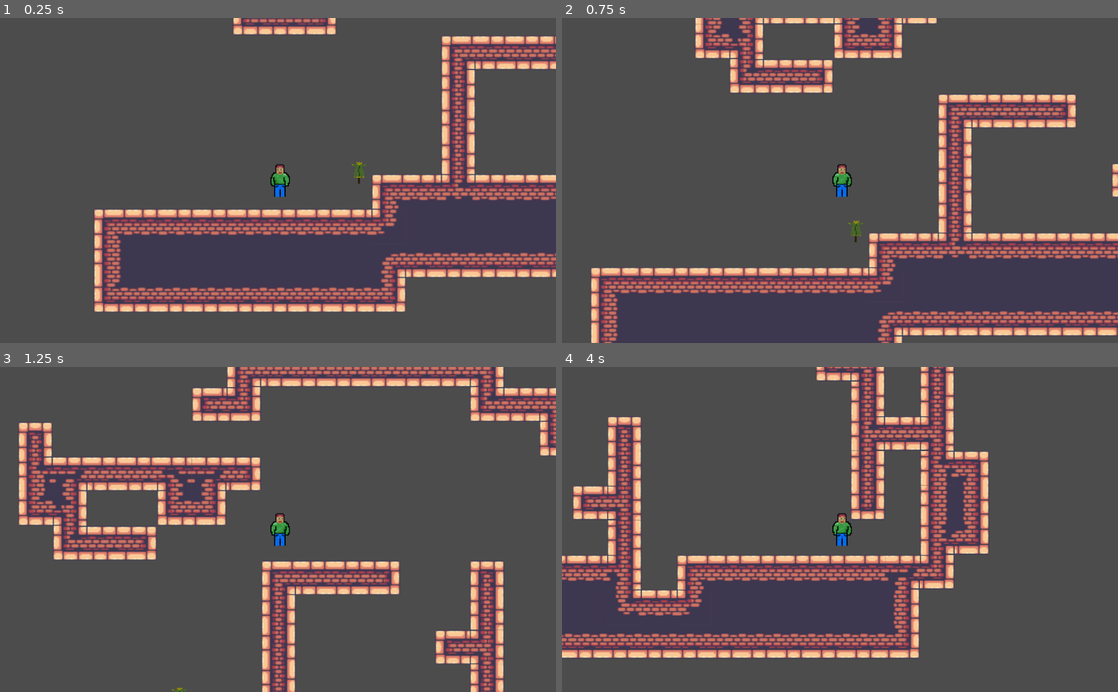
Above: before the commit, frames 1-4 (two rows, left to right).
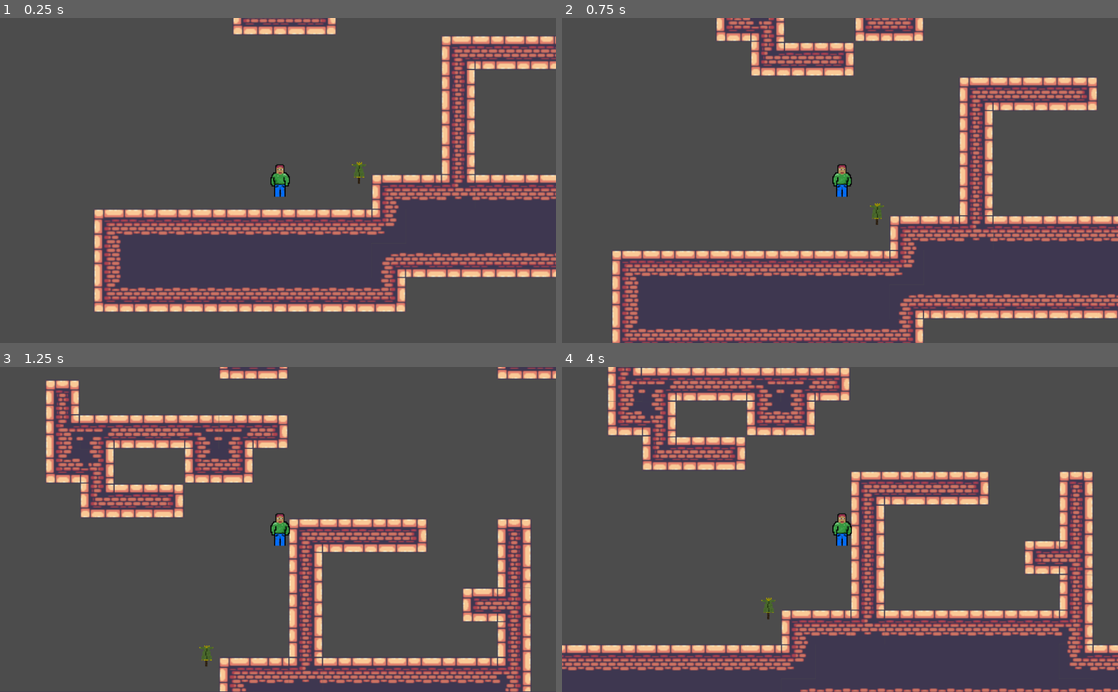
Above: after the commit, the same moments.

Repository: VortexGroupS1M/Metroidvania
Game: Godot game, scene res://scenes/level.tscn
The game is run twice, just before and just after one commit, with the same random seed, the same clock (stepped at 60 frames per second) and the same inputs.
Inputs (mouse positions are in pixels of both pictures, inside the frame that each line leads up to):
- Up to frame 1 (0.25 s): no input
- Up to frame 2 (0.75 s): move the mouse to (962, 164) at 0.52 s; hold D (move_right) from 0.53 s (still down); hold Space (ui_jump) from 0.53 s (still down); click (962, 164) at 0.6 s
- Up to frame 3 (1.25 s): keep holding D (move_right); keep holding Space (ui_jump)
- Up to frame 4 (4 s): move the mouse to (728, 545) at 1.27 s; release Space (ui_jump) at 1.28 s; tap Space (ui_jump) at 1.35, 1.52, 1.82, 3.02, 3.32 s; click (728, 545) at 1.55 s; move the mouse to (895, 458) at 2.02 s; release D (move_right) at 2.03 s; hold A (move_left) 2.03-2.78 s; hold Space (ui_jump) 2.03-2.78 s; click (895, 458) at 2.1 s; move the mouse to (812, 594) at 2.77 s; hold D (move_right) from 2.78 s (still down); click (812, 594) at 2.85 s; move the mouse to (1006, 578) at 3.52 s; hold Space (ui_jump) from 3.53 s (still down)

Frame 1 is identical in both runs. In frame 2, 27% of the frame differs, in the area x 5-100%, y 0-100%; in frame 3, 29%; in frame 4, 33%, in the area x 0-100%, y 0-100%.

Commit message:
Revamped Movement

Diff:
--- a/s1m/scenes/dummy.tscn
+++ b/s1m/scenes/dummy.tscn
@@ -1,6 +1,7 @@
-[gd_scene load_steps=3 format=2]
+[gd_scene load_steps=4 format=2]
 
 [ext_resource path="res://assets/character1/Dummy.png" type="Texture" id=1]
+[ext_resource path="res://scripts/Health.gd" type="Script" id=2]
 
 [sub_resource type="RectangleShape2D" id=1]
 extents = Vector2( 7.24908, 10.6114 )
@@ -13,3 +14,6 @@
 
 [node name="CollisionShape2D" type="CollisionShape2D" parent="."]
 shape = SubResource( 1 )
+
+[node name="Health" type="Node" parent="."]
+script = ExtResource( 2 )
--- a/s1m/scenes/level.tscn
+++ b/s1m/scenes/level.tscn
@@ -1,8 +1,9 @@
-[gd_scene load_steps=4 format=2]
+[gd_scene load_steps=5 format=2]
 
 [ext_resource path="res://assets/Autotileset1.tres" type="TileSet" id=1]
 [ext_resource path="res://scenes/dummy.tscn" type="PackedScene" id=2]
 [ext_resource path="res://scenes/player1.tscn" type="PackedScene" id=3]
+[ext_resource path="res://scenes/player1.gd" type="Script" id=4]
 
 [node name="Node2D" type="Node2D"]
 
@@ -19,6 +20,7 @@
 [node name="Player" parent="." instance=ExtResource( 3 )]
 position = Vector2( 170, 370 )
 scale = Vector2( 0.944624, 0.944624 )
+script = ExtResource( 4 )
 
 [node name="Camera2D" type="Camera2D" parent="Player"]
 rotating = true
--- /dev/null
+++ b/s1m/scenes/player1.gd
@@ -0,0 +1,77 @@
+extends KinematicBody2D
+
+const speed: int = 300;
+const gravityC: int = 10;
+const gravAcc: int = 15;
+const horizontalLerp: float = .2;
+const jumpForce: int = 250;
+const jumpFloat: int = 0;
+const jumpTime: float = .4;
+
+var kyoteJump: int = 0;
+var isJumping: bool = false;
+var jump: bool = false;
+var vel: Vector2 = Vector2(0,0);
+var gravDefier: int = 0;
+var dir: Vector2 = Vector2(1,0)
+
+func _physics_process(delta):
+	gravDefier = max(0, gravDefier - gravAcc);
+	var move: Vector2 = Vector2(0,0);
+	if Input.is_action_pressed("move_left"):
+		move.x -= 1;
+		dir.x = -1
+		$Sprite.flip_h = false
+	if Input.is_action_pressed("move_right"):
+		move.x += 1;
+		dir.x = 1
+		$Sprite.flip_h = true
+
+	if Input.is_action_just_pressed("ui_jump"):
+		jump();
+
+	if is_on_floor() and jump:
+		jump = false;
+		vel.y -= jumpForce;
+		stopJump();
+
+	if isJumping:
+		gravDefier = gravityC-1;
+		if Input.is_action_just_released("ui_jump"):
+			#gravDefier = gravityC + jumpFloat;
+			isJumping = false;
+
+	vel.y += gravityC - gravDefier;
+	vel.x = vel.x + min(50, lerp(vel.x, speed*move.x, horizontalLerp)-vel.x);
+
+	vel = move_and_slide(vel, Vector2(0,-1));
+	if Input.is_action_pressed("move_up"):
+		dir.y = -1
+	elif Input.is_action_pressed("move_down"):
+		dir.y = 1
+	else:
+		dir.y = 0
+	if Input.is_action_just_pressed("attack"):
+		attack()
+
+func jump() -> void:
+	jump = true;
+	yield(get_tree().create_timer(.1), "timeout");
+	jump = false;
+
+func stopJump() -> void:
+	isJumping = true;
+	yield(get_tree().create_timer(jumpTime), "timeout");
+	isJumping = false;
+
+func attack() -> void:
+	var attackCol: Area2D
+	if dir.y == 0:
+		$Side_Attack.position.x = abs($Side_Attack.position.x)*dir.x
+		attackCol = $Side_Attack
+	else:
+		$Top_Attack.position.y = abs($Top_Attack.position.y)*dir.y
+		attackCol = $Top_Attack
+	var cols: Array = attackCol.get_overlapping_bodies()
+	for collider in cols:
+		collider.get_node("Health").damage(200)
--- /dev/null
+++ b/s1m/scripts/Health.gd
@@ -0,0 +1,19 @@
+extends Node
+export(int) var maxHealth : int = 200
+
+var health : int
+
+func _ready() -> void:
+	health = maxHealth
+
+func damage(amaunt : int) -> void:
+	health -= amaunt
+	if( health <= 0):
+		die()
+		$"..".queue_free()
+
+
+
+
+func die() -> void:
+	pass
--- a/s1m/scripts/player1.gd
+++ b/s1m/scripts/player1.gd
@@ -50,13 +50,13 @@
         attack()
 
 func attack() -> void:
-    var attackCol: Area2D
-    if dir.y == 0:
-        $Side_Attack.position.x = abs($Side_Attack.position.x)*dir.x
-        attackCol = $Side_Attack
-    else:
-        $Top_Attack.position.y = abs($Top_Attack.position.y)*dir.y
-        attackCol = $Top_Attack
-    var cols: Array = attackCol.get_overlapping_bodies()
-    for collider in cols:
-        collider.position.y -= 2
+	var attackCol: Area2D
+	if dir.y == 0:
+		$Side_Attack.position.x = abs($Side_Attack.position.x)*dir.x
+		attackCol = $Side_Attack
+	else:
+		$Top_Attack.position.y = abs($Top_Attack.position.y)*dir.y
+		attackCol = $Top_Attack
+	var cols: Array = attackCol.get_overlapping_bodies()
+	for collider in cols:
+		collider.get_node("Health").damage(200)
Binary file added: s1m/assets/Sprites/14-TileSets/stone.aseprite
Not shown: 4 places in s1m/scenes/player1.tscn that only renumber resources
